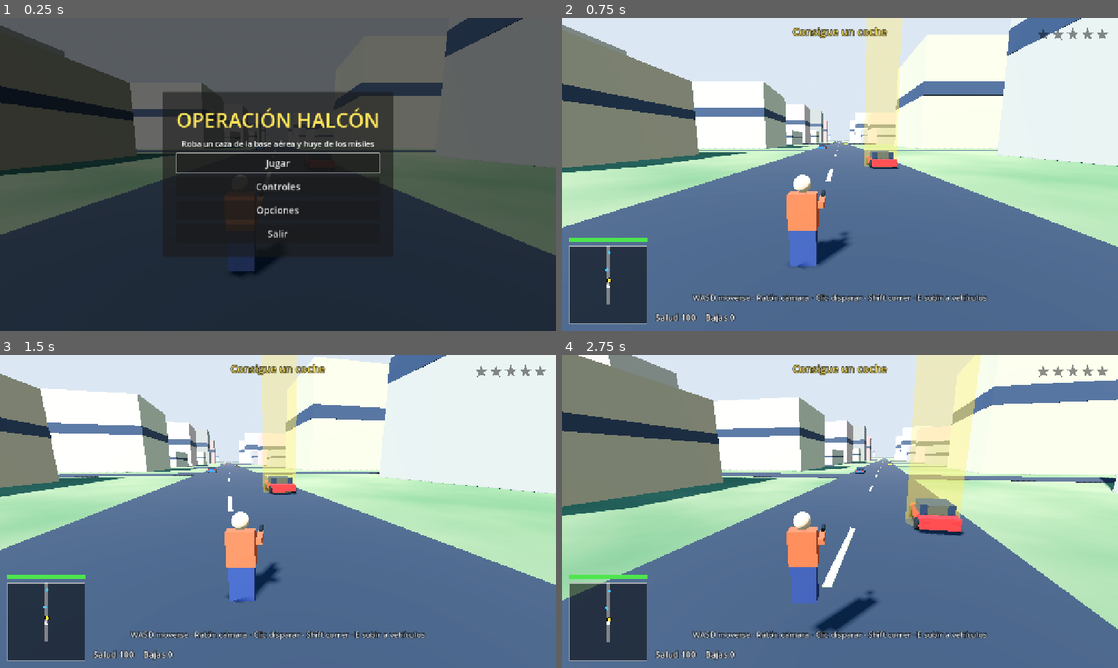
Above: before the commit, frames 1-4 (two rows, left to right).
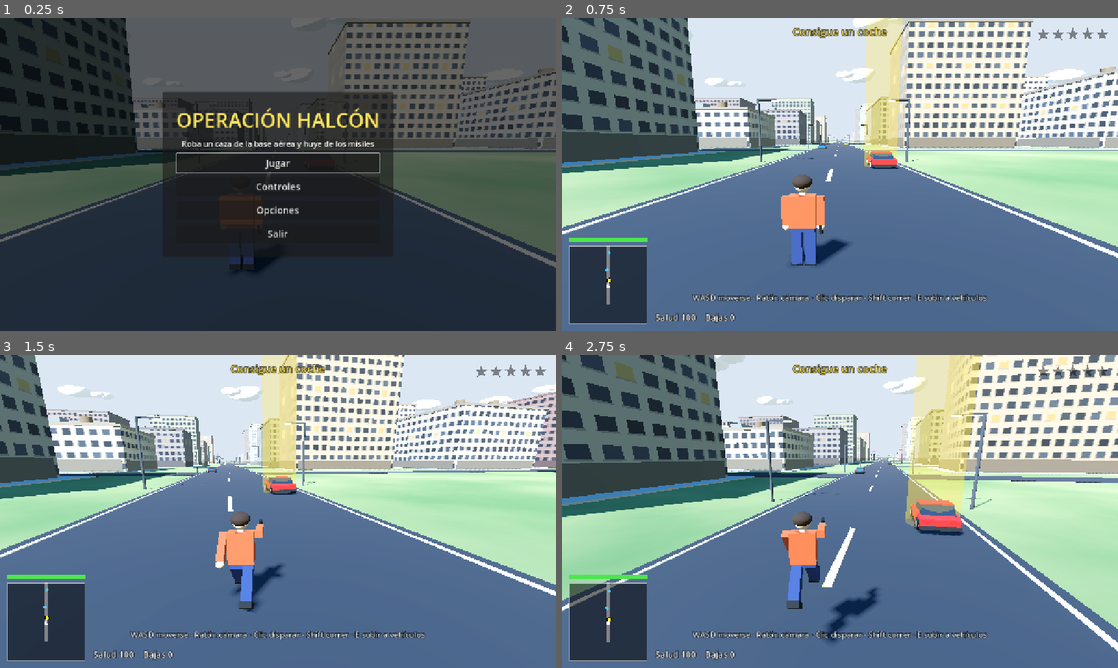
Above: after the commit, the same moments.

Repository: canalenguillem/operacion-halcon
Game: Godot game, scene res://main.tscn
Two runs of this game, one before a commit and one after it. Both use one fixed random seed, a clock stepped at 60 frames per second and the inputs below. Sound files missing from this copy of the repository are replaced by a short silence.
Inputs (mouse positions are in pixels of both pictures, inside the frame that each line leads up to):
- Up to frame 1 (0.25 s): no input
- Up to frame 2 (0.75 s): click "Jugar" at 0.5 s
- Up to frame 3 (1.5 s): tap Enter at 1.25 s; move the mouse to (305, 511) at 1.27 s; press the mouse at (305, 511) at 1.28 s; hold W (forward) from 1.28 s (still down)
- Up to frame 4 (2.75 s): keep holding W (forward); tap Space (jump) at 1.52, 2.27 s; move the mouse to (812, 511) at 2.02 s; release the mouse at (812, 511) at 2.03 s; tap F (flare) at 2.1 s; click (812, 511) at 2.3 s

The runs differ from the first frame. In frame 1, 13% of the frame differs, in the area x 0-100%, y 0-83%; in frame 2, 26%; in frame 3, 22%; in frame 4, 29%, in the area x 0-100%, y 0-95%.

Commit message:
M7: arte con primitivas mejoradas
Muñeco articulado (Humanoid) para jugador y soldados, coche y caza con
perfiles extruidos, edificios con ventanas, farolas, nubes, tejados y
luces de pista. M6 y M7 validados por el humano.

Co-Authored-By: Claude Fable 5.2 <noreply@anthropic.com>

Diff:
--- a/scripts/build.gd
+++ b/scripts/build.gd
@@ -69,3 +69,83 @@
 	cs.position = pos
 	body.add_child(cs)
 	return cs
+
+
+## Prisma: polígono convexo `pts` (x, z) extruido `thickness` en Y y centrado en Y.
+## Sirve para alas, derivas y perfiles de carrocería (girándolo con `rot`).
+static func extrude(parent: Node, pts: PackedVector2Array, thickness: float, pos: Vector3, color: Color, rot := Vector3.ZERO) -> MeshInstance3D:
+	var st := SurfaceTool.new()
+	st.begin(Mesh.PRIMITIVE_TRIANGLES)
+	var h: float = thickness / 2.0
+	var n: int = pts.size()
+	var centre := Vector2.ZERO
+	for p: Vector2 in pts:
+		centre += p / float(n)
+	for i: int in range(1, n - 1):
+		_tri(st, _v(pts[0], h), _v(pts[i], h), _v(pts[i + 1], h), Vector3.UP)
+		_tri(st, _v(pts[0], -h), _v(pts[i], -h), _v(pts[i + 1], -h), Vector3.DOWN)
+	for i: int in n:
+		var a: Vector2 = pts[i]
+		var b: Vector2 = pts[(i + 1) % n]
+		var edge: Vector2 = b - a
+		var out := Vector3(edge.y, 0, -edge.x).normalized()
+		var mid: Vector2 = (a + b) / 2.0 - centre
+		if out.dot(Vector3(mid.x, 0, mid.y)) < 0.0:
+			out = -out
+		_tri(st, _v(a, h), _v(b, h), _v(b, -h), out)
+		_tri(st, _v(a, h), _v(b, -h), _v(a, -h), out)
+	return mesh(parent, st.commit(), pos, color, rot)
+
+
+static func _v(p: Vector2, y: float) -> Vector3:
+	return Vector3(p.x, y, p.y)
+
+
+## Añade un triángulo con la cara vista hacia `normal` (Godot: sentido horario).
+static func _tri(st: SurfaceTool, a: Vector3, b: Vector3, c: Vector3, normal: Vector3) -> void:
+	var order: Array[Vector3] = [a, b, c]
+	if (c - a).cross(b - a).dot(normal) < 0.0:
+		order = [a, c, b]
+	for p: Vector3 in order:
+		st.set_normal(normal)
+		st.add_vertex(p)
+
+
+## Material de fachada: rejilla de ventanas repetida en coordenadas del mundo (una cada 3 m).
+static func windows_mat(color: Color) -> StandardMaterial3D:
+	var key := "win|%s" % color.to_html()
+	if _mats.has(key):
+		return _mats[key]
+	if _window_tex == null:
+		_window_tex = _make_window_tex()
+	var m := StandardMaterial3D.new()
+	m.albedo_color = color
+	m.albedo_texture = _window_tex
+	m.texture_filter = BaseMaterial3D.TEXTURE_FILTER_NEAREST_WITH_MIPMAPS_ANISOTROPIC
+	m.uv1_triplanar = true
+	m.uv1_world_triplanar = true
+	m.uv1_scale = Vector3.ONE / 12.0
+	m.roughness = 0.8
+	_mats[key] = m
+	return m
+
+
+static var _window_tex: ImageTexture
+
+
+## Baldosa de 4×4 ventanas: pared blanca (se tiñe con el color del edificio) y cristales oscuros.
+static func _make_window_tex() -> ImageTexture:
+	var img := Image.create(64, 64, true, Image.FORMAT_RGB8)
+	img.fill(Color.WHITE)
+	var rng := RandomNumberGenerator.new()
+	rng.seed = 3
+	for cx: int in 4:
+		for cy: int in 4:
+			var v: float = rng.randf_range(0.18, 0.42)
+			var glass := Color(v * 0.8, v, v * 1.35)
+			if rng.randf() < 0.15:
+				glass = Color(1.0, 0.9, 0.6)  # luz encendida
+			img.fill_rect(Rect2i(cx * 16 + 3, cy * 16 + 4, 10, 8), glass)
+			img.fill_rect(Rect2i(cx * 16 + 2, cy * 16 + 12, 12, 1), Color(0.8, 0.8, 0.8))
+	img.generate_mipmaps()
+	return ImageTexture.create_from_image(img)
--- a/scripts/car.gd
+++ b/scripts/car.gd
@@ -15,15 +15,26 @@
 	Build.collider(self, sh, Vector3(0, 0.65, 0))
 	model = Node3D.new()
 	add_child(model)
-	Build.box(model, Vector3(2.0, 0.6, 4.4), Vector3(0, 0.6, 0), color)
-	Build.box(model, Vector3(1.8, 0.55, 2.2), Vector3(0, 1.15, 0.3), Color(0.1, 0.14, 0.2))
+	# perfiles laterales (alto, largo) extruidos a lo ancho del coche
+	var side := Vector3(0, 0, PI / 2.0)
+	var body := PackedVector2Array([Vector2(0.3, -2.2), Vector2(0.78, -2.16), Vector2(0.95, -0.85), Vector2(0.95, 1.95), Vector2(0.85, 2.2), Vector2(0.3, 2.2)])
+	Build.extrude(model, body, 2.0, Vector3.ZERO, color, side)
+	var cabin := PackedVector2Array([Vector2(0.95, -0.85), Vector2(1.4, -0.15), Vector2(1.4, 1.05), Vector2(0.95, 1.7)])
+	Build.extrude(model, cabin, 1.72, Vector3.ZERO, Color(0.08, 0.12, 0.18), side)
+	Build.box(model, Vector3(1.76, 0.06, 1.24), Vector3(0, 1.42, 0.45), color)
+	var dark := Color(0.06, 0.06, 0.06)
+	for sz: float in [-1.0, 1.0]:
+		Build.box(model, Vector3(2.06, 0.2, 0.16), Vector3(0, 0.4, sz * 2.2), Color(0.12, 0.12, 0.13))
+	Build.box(model, Vector3(1.0, 0.16, 0.06), Vector3(0, 0.62, -2.19), Color(0.1, 0.1, 0.1))
 	var head := BoxMesh.new()
-	head.size = Vector3(0.4, 0.15, 0.1)
+	head.size = Vector3(0.42, 0.16, 0.1)
 	for sx: float in [-1.0, 1.0]:
 		for sz: float in [-1.4, 1.4]:
-			Build.cyl(model, 0.38, 0.3, Vector3(sx, 0.38, sz), Color(0.06, 0.06, 0.06), Vector3(0, 0, PI / 2.0))
-		Build.mesh(model, head, Vector3(sx * 0.7, 0.7, -2.2), Color(1, 1, 0.8), Vector3.ZERO, 2.0)
-		Build.mesh(model, head, Vector3(sx * 0.7, 0.7, 2.2), Color(0.9, 0.05, 0.05), Vector3.ZERO, 1.5)
+			Build.cyl(model, 0.38, 0.3, Vector3(sx * 0.92, 0.38, sz), dark, Vector3(0, 0, PI / 2.0))
+			Build.cyl(model, 0.2, 0.32, Vector3(sx * 0.92, 0.38, sz), Color(0.7, 0.7, 0.72), Vector3(0, 0, PI / 2.0))
+		Build.box(model, Vector3(0.1, 0.1, 0.18), Vector3(sx * 1.02, 1.0, -0.75), color)
+		Build.mesh(model, head, Vector3(sx * 0.68, 0.66, -2.17), Color(1, 1, 0.8), Vector3.ZERO, 2.0)
+		Build.mesh(model, head, Vector3(sx * 0.68, 0.72, 2.19), Color(0.9, 0.05, 0.05), Vector3.ZERO, 1.5)
 
 
 func can_exit() -> bool:
--- /dev/null
+++ b/scripts/humanoid.gd
@@ -0,0 +1,62 @@
+class_name Humanoid
+extends Node3D
+## Muñeco articulado de primitivas (jugador y soldados): piernas y brazos se balancean al andar.
+## El frente es -Z. Los pies están en y = 0.
+
+const STRIDE: float = 2.4  # radianes de fase por metro andado
+const MAX_SWING: float = 0.75
+const FULL_SWING_SPEED: float = 4.0
+
+var leg_l: Node3D
+var leg_r: Node3D
+var arm_l: Node3D
+var arm_r: Node3D
+var phase: float = 0.0
+
+
+## Ángulo de la pierna izquierda (la derecha va al revés). Parado: 0.
+static func swing(at_phase: float, speed: float) -> float:
+	return sin(at_phase) * MAX_SWING * clampf(speed / FULL_SWING_SPEED, 0.0, 1.0)
+
+
+## `headgear` con alfa 0: sin casco ni pelo. `gun_length` en metros (0: desarmado).
+func build(shirt: Color, trousers: Color, skin: Color, headgear: Color, gun_length: float) -> void:
+	var boots := Color(0.08, 0.07, 0.06)
+	Build.box(self, Vector3(0.5, 0.62, 0.28), Vector3(0, 1.16, 0), shirt)
+	Build.box(self, Vector3(0.46, 0.14, 0.26), Vector3(0, 0.84, 0), trousers)
+	Build.cyl(self, 0.07, 0.12, Vector3(0, 1.51, 0), skin)
+	Build.sphere(self, 0.16, Vector3(0, 1.67, 0), skin)
+	if headgear.a > 0.0:
+		var cap: MeshInstance3D = Build.sphere(self, 0.185, Vector3(0, 1.72, 0.02), headgear)
+		cap.scale = Vector3(1, 0.75, 1.05)
+	leg_l = _limb(Vector3(-0.13, 0.82, 0))
+	leg_r = _limb(Vector3(0.13, 0.82, 0))
+	for leg: Node3D in [leg_l, leg_r]:
+		Build.box(leg, Vector3(0.2, 0.72, 0.22), Vector3(0, -0.36, 0), trousers)
+		Build.box(leg, Vector3(0.22, 0.12, 0.34), Vector3(0, -0.76, -0.05), boots)
+	arm_l = _limb(Vector3(-0.33, 1.42, 0))
+	arm_r = _limb(Vector3(0.33, 1.42, 0))
+	for arm: Node3D in [arm_l, arm_r]:
+		Build.box(arm, Vector3(0.14, 0.56, 0.14), Vector3(0, -0.26, 0), shirt)
+		Build.sphere(arm, 0.075, Vector3(0, -0.58, 0), skin)
+	if gun_length > 0.0:
+		var dark := Color(0.06, 0.06, 0.07)
+		Build.box(arm_r, Vector3(0.06, gun_length, 0.1), Vector3(0, -0.6 - gun_length / 2.0 + 0.12, -0.07), dark)
+		Build.box(arm_r, Vector3(0.06, 0.1, 0.2), Vector3(0, -0.58, 0.05), dark)
+
+
+func _limb(at: Vector3) -> Node3D:
+	var pivot := Node3D.new()
+	pivot.position = at
+	add_child(pivot)
+	return pivot
+
+
+## Llamar cada fotograma con la velocidad horizontal. Con `aiming` el brazo derecho apunta al frente.
+func animate(speed: float, dt: float, aiming: bool) -> void:
+	phase = fmod(phase + speed * STRIDE * dt, TAU)
+	var a: float = swing(phase, speed)
+	leg_l.rotation.x = a
+	leg_r.rotation.x = -a
+	arm_l.rotation.x = -a
+	arm_r.rotation.x = lerp_angle(arm_r.rotation.x, PI / 2.0 if aiming else a, minf(1.0, 18.0 * dt))
--- a/scripts/jet.gd
+++ b/scripts/jet.gd
@@ -29,15 +29,28 @@
 func _build_model() -> void:
 	var grey := Color(0.42, 0.46, 0.52)
 	var dark := Color(0.25, 0.28, 0.33)
-	Build.box(self, Vector3(1.6, 1.3, 11.0), Vector3(0, 1.6, 0), grey)
-	Build.cyl(self, 0.8, 3.2, Vector3(0, 1.6, -7.1), grey, Vector3(-PI / 2.0, 0, 0), 0.0)
-	var canopy: MeshInstance3D = Build.sphere(self, 0.7, Vector3(0, 2.3, -2.6), Color(0.1, 0.2, 0.35))
-	canopy.scale = Vector3(1, 0.9, 2.4)
+	var light := Color(0.55, 0.59, 0.64)
+	Build.box(self, Vector3(1.5, 1.2, 10.4), Vector3(0, 1.6, 0.3), grey)
+	Build.box(self, Vector3(0.9, 0.35, 6.5), Vector3(0, 2.3, 1.6), dark)
+	Build.cyl(self, 0.78, 3.4, Vector3(0, 1.6, -6.6), grey, Vector3(-PI / 2.0, 0, 0), 0.12)
+	Build.cyl(self, 0.12, 1.4, Vector3(0, 1.6, -8.9), dark, Vector3(-PI / 2.0, 0, 0), 0.02)
+	var canopy: MeshInstance3D = Build.sphere(self, 0.7, Vector3(0, 2.25, -2.8), Color(0.08, 0.18, 0.32))
+	canopy.scale = Vector3(0.95, 0.9, 2.6)
+	# alas, estabilizadores y derivas: polígonos (x, z) extruidos
 	for s: float in [-1.0, 1.0]:
-		Build.box(self, Vector3(5.6, 0.18, 3.6), Vector3(s * 3.3, 1.5, 1.6), grey, false, Vector3(0, -s * 0.35, 0))
-		Build.box(self, Vector3(2.6, 0.14, 1.7), Vector3(s * 1.9, 1.6, 5.0), dark, false, Vector3(0, -s * 0.3, 0))
-		Build.box(self, Vector3(0.15, 2.4, 2.0), Vector3(s * 0.85, 2.9, 4.4), dark, false, Vector3(0.3, 0, -s * 0.3))
-		Build.cyl(self, 0.5, 1.0, Vector3(s * 0.45, 1.5, 5.8), Color(0.1, 0.1, 0.1), Vector3(PI / 2.0, 0, 0))
+		var wing := PackedVector2Array([Vector2(s * 0.7, -1.6), Vector2(s * 5.4, 2.3), Vector2(s * 5.4, 3.5), Vector2(s * 0.7, 3.7)])
+		Build.extrude(self, wing, 0.18, Vector3(0, 1.5, 0), grey)
+		var strake := PackedVector2Array([Vector2(s * 0.7, -4.6), Vector2(s * 1.5, -1.6), Vector2(s * 0.7, -1.2)])
+		Build.extrude(self, strake, 0.14, Vector3(0, 1.55, 0), light)
+		var tail := PackedVector2Array([Vector2(s * 0.7, 4.1), Vector2(s * 3.1, 5.6), Vector2(s * 3.1, 6.3), Vector2(s * 0.7, 6.1)])
+		Build.extrude(self, tail, 0.14, Vector3(0, 1.55, 0), dark)
+		var fin := PackedVector2Array([Vector2(0, 3.2), Vector2(2.5, 5.1), Vector2(2.5, 5.9), Vector2(0, 6.0)])
+		Build.extrude(self, fin, 0.14, Vector3(s * 0.75, 2.1, 0), dark, Vector3(0, 0, PI / 2.0 - s * 0.3))
+		Build.box(self, Vector3(0.75, 0.85, 4.2), Vector3(s * 1.1, 1.4, -0.4), light)
+		Build.box(self, Vector3(0.6, 0.7, 0.1), Vector3(s * 1.1, 1.4, -2.52), Color(0.04, 0.04, 0.05))
+		Build.cyl(self, 0.55, 1.1, Vector3(s * 0.45, 1.5, 5.9), Color(0.1, 0.1, 0.1), Vector3(PI / 2.0, 0, 0), 0.42)
+		Build.cyl(self, 0.1, 2.6, Vector3(s * 5.45, 1.5, 2.6), Color(0.9, 0.9, 0.9), Vector3(-PI / 2.0, 0, 0))
+		Build.cyl(self, 0.1, 0.4, Vector3(s * 5.45, 1.5, 1.1), Color(0.8, 0.15, 0.1), Vector3(-PI / 2.0, 0, 0), 0.0)
 	flame = Node3D.new()
 	flame.position = Vector3(0, 1.5, 6.3)
 	add_child(flame)
--- a/scripts/main.gd
+++ b/scripts/main.gd
@@ -561,6 +561,8 @@
 		elif a.begins_with("--at="):
 			var p: PackedFloat64Array = a.trim_prefix("--at=").split_floats(",")
 			player.position = Vector3(p[0], p[1], p[2])
+		elif a.begins_with("--yaw="):
+			cam_yaw = deg_to_rad(float(a.trim_prefix("--yaw=")))
 		elif a == "--menu":
 			force_menu = true
 		elif a == "--pause":
--- a/scripts/player.gd
+++ b/scripts/player.gd
@@ -10,7 +10,9 @@
 var shoot_cd: float = 0.0
 var last_hurt: float = 99.0
 var col: CollisionShape3D
-var model: Node3D
+var model: Humanoid
+## Segundos que el brazo sigue apuntando tras disparar.
+var aim_t: float = 0.0
 
 
 func _init() -> void:
@@ -24,13 +26,9 @@
 	cap.radius = 0.35
 	cap.height = 1.8
 	col = Build.collider(self, cap, Vector3(0, 0.9, 0))
-	model = Node3D.new()
+	model = Humanoid.new()
 	add_child(model)
-	Build.box(model, Vector3(0.5, 0.8, 0.28), Vector3(0, 0.4, 0), Color(0.15, 0.2, 0.4))
-	Build.box(model, Vector3(0.55, 0.7, 0.3), Vector3(0, 1.15, 0), Color(0.85, 0.3, 0.15))
-	Build.sphere(model, 0.17, Vector3(0, 1.68, 0), Color(0.9, 0.72, 0.58))
-	Build.box(model, Vector3(0.12, 0.12, 0.55), Vector3(0.33, 1.25, -0.3), Color(0.85, 0.3, 0.15))
-	Build.box(model, Vector3(0.07, 0.14, 0.3), Vector3(0.33, 1.3, -0.65), Color(0.08, 0.08, 0.08))
+	model.build(Color(0.85, 0.3, 0.15), Color(0.15, 0.2, 0.4), Color(0.9, 0.72, 0.58), Color(0.2, 0.13, 0.08), 0.28)
 
 
 func _physics_process(dt: float) -> void:
@@ -51,9 +49,12 @@
 	else:
 		velocity.y -= data.gravity * dt
 	move_and_slide()
+	aim_t -= dt
+	model.animate(Vector2(velocity.x, velocity.z).length(), dt, aim_t > 0.0)
 
 	var shooting: bool = Input.is_action_pressed("shoot") and Input.mouse_mode == Input.MOUSE_MODE_CAPTURED
 	if shooting:
+		aim_t = 0.6
 		model.rotation.y = lerp_angle(model.rotation.y, yaw, 20.0 * dt)
 		if shoot_cd <= 0.0:
 			shoot_cd = data.fire_interval
--- a/scripts/soldier.gd
+++ b/scripts/soldier.gd
@@ -10,6 +10,7 @@
 var cd: float = 1.0
 var home: Vector3 = Vector3.ZERO
 var col: CollisionShape3D
+var model: Humanoid
 
 
 func _init() -> void:
@@ -26,12 +27,10 @@
 	cap.radius = 0.35
 	cap.height = 1.8
 	col = Build.collider(self, cap, Vector3(0, 0.9, 0))
-	var green := Color(0.28, 0.36, 0.2)
-	Build.box(self, Vector3(0.5, 0.8, 0.28), Vector3(0, 0.4, 0), Color(0.2, 0.26, 0.15))
-	Build.box(self, Vector3(0.58, 0.7, 0.32), Vector3(0, 1.15, 0), green)
-	Build.sphere(self, 0.17, Vector3(0, 1.66, 0), Color(0.85, 0.68, 0.55))
-	Build.sphere(self, 0.2, Vector3(0, 1.74, 0), Color(0.2, 0.26, 0.15))
-	Build.box(self, Vector3(0.08, 0.1, 0.9), Vector3(0.25, 1.25, -0.45), Color(0.05, 0.05, 0.05))
+	model = Humanoid.new()
+	add_child(model)
+	model.build(Color(0.28, 0.36, 0.2), Color(0.2, 0.26, 0.15), Color(0.85, 0.68, 0.55), Color(0.17, 0.22, 0.13), 0.85)
+	Build.box(model, Vector3(0.36, 0.42, 0.16), Vector3(0, 1.2, 0.22), Color(0.17, 0.22, 0.13))
 
 
 func _physics_process(dt: float) -> void:
@@ -55,6 +54,7 @@
 		v = to.normalized() * data.chase_speed
 	velocity = Vector3(v.x, -1.0 if is_on_floor() else velocity.y - 25.0 * dt, v.z)
 	move_and_slide()
+	model.animate(v.length(), dt, true)
 
 	cd -= dt
 	if cd <= 0.0 and SoldierLogic.can_fire(dist, tp.y, data):
--- a/scripts/world.gd
+++ b/scripts/world.gd
@@ -158,8 +158,17 @@
 	crown.height = 6.0
 	crown.radial_segments = 7
 	crown.material = Build.mat(Color(0.14, 0.33, 0.14))
+	var round_crown := SphereMesh.new()
+	round_crown.radius = 2.4
+	round_crown.height = 4.2
+	round_crown.radial_segments = 8
+	round_crown.rings = 4
+	round_crown.material = Build.mat(Color(0.24, 0.42, 0.14))
+	var half: int = spots.size() / 2
 	_scatter(trunk, 1.5, spots)
-	_scatter(crown, 5.5, spots)
+	_scatter(crown, 5.5, spots.slice(0, half))
+	_scatter(round_crown, 4.6, spots.slice(half))
+	_build_clouds()
 
 	# colinas (sólidas: no vueles contra ellas)
 	var made: int = 0
@@ -202,6 +211,33 @@
 	add_child(mmi)
 
 
+## Nubes: grupos de esferas aplastadas entre 900 y 1700 m (solo visuales).
+func _build_clouds() -> void:
+	var puff := SphereMesh.new()
+	puff.radius = 1.0
+	puff.height = 2.0
+	puff.radial_segments = 10
+	puff.rings = 5
+	puff.material = Build.mat(Color(1, 1, 1), 0.35)
+	var spots: Array[Transform3D] = []
+	for i: int in 70:
+		var c := Vector3(rng.randf_range(-6000, 10000), rng.randf_range(900, 1700), rng.randf_range(-5000, 8500))
+		for j: int in rng.randi_range(3, 6):
+			var r: float = rng.randf_range(120, 280)
+			var off := Vector3(rng.randf_range(-260, 260), rng.randf_range(-30, 30), rng.randf_range(-160, 160))
+			spots.append(Transform3D(Basis().scaled(Vector3(r, r * 0.3, r * 0.8)), c + off))
+	var mm := MultiMesh.new()
+	mm.transform_format = MultiMesh.TRANSFORM_3D
+	mm.mesh = puff
+	mm.instance_count = spots.size()
+	for i: int in spots.size():
+		mm.set_instance_transform(i, spots[i])
+	var mmi := MultiMeshInstance3D.new()
+	mmi.multimesh = mm
+	mmi.cast_shadow = GeometryInstance3D.SHADOW_CASTING_SETTING_OFF
+	add_child(mmi)
+
+
 func _build_city() -> void:
 	var road := Color(0.16, 0.16, 0.18)
 	Build.box(self, Vector3(14, 0.1, 1040), Vector3(0, 0.04, -180), road)
@@ -217,14 +253,50 @@
 			var d: float = rng.randf_range(22, 40)
 			var h: float = rng.randf_range(8, 45)
 			var c: Color = Color.from_hsv(rng.randf_range(0.02, 0.14), rng.randf_range(0.1, 0.35), rng.randf_range(0.55, 0.9))
-			Build.box(self, Vector3(w, h, d), Vector3(x, h / 2.0, z), c, true)
-			Build.box(self, Vector3(w + 0.1, h * 0.12, d + 0.1), Vector3(x, h * 0.55, z), Color(0.15, 0.2, 0.28))
+			_build_building(Vector3(x, 0, z), Vector3(w, h, d), c)
+	# carretera: líneas de borde y farolas
+	for sx: float in [-1.0, 1.0]:
+		Build.box(self, Vector3(0.2, 0.1, 1040), Vector3(sx * 6.5, 0.06, -180), Color(0.85, 0.85, 0.85))
+		for i: int in 26:
+			_build_lamp(Vector3(sx * 8.5, 0, 320 - i * 40), sx)
+
+
+func _build_building(at: Vector3, size: Vector3, c: Color) -> void:
+	var w: float = size.x
+	var h: float = size.y
+	var d: float = size.z
+	Build.box(self, Vector3(w + 7, 0.3, d + 7), at + Vector3(0, 0.05, 0), Color(0.62, 0.62, 0.6))
+	var wall: MeshInstance3D = Build.box(self, size, at + Vector3(0, h / 2.0, 0), c, true)
+	wall.material_override = Build.windows_mat(c)
+	Build.box(self, Vector3(w - 1.5, 3.4, d + 0.1), at + Vector3(0, 1.7, 0), c.darkened(0.45))
+	Build.box(self, Vector3(w + 0.1, 3.4, d - 1.5), at + Vector3(0, 1.7, 0), c.darkened(0.45))
+	var roof: Color = c.darkened(0.3)
+	Build.box(self, Vector3(w + 0.8, 0.8, d + 0.8), at + Vector3(0, h + 0.3, 0), roof)
+	for i: int in rng.randi_range(1, 3):
+		var p := at + Vector3(rng.randf_range(-w, w) * 0.3, h + 1.6, rng.randf_range(-d, d) * 0.3)
+		if rng.randf() < 0.35:
+			Build.cyl(self, 1.6, 3.2, p + Vector3(0, 0.8, 0), Color(0.5, 0.4, 0.3))
+		else:
+			Build.box(self, Vector3(rng.randf_range(2, 5), 2.0, rng.randf_range(2, 5)), p, Color(0.55, 0.56, 0.58))
+
+
+## Farola al borde de la carretera; `side` (-1 o 1) es el lado en el que está.
+func _build_lamp(at: Vector3, side: float) -> void:
+	var metal := Color(0.25, 0.26, 0.28)
+	Build.cyl(self, 0.12, 7.0, at + Vector3(0, 3.5, 0), metal)
+	Build.box(self, Vector3(2.2, 0.12, 0.12), at + Vector3(-side * 1.0, 7.0, 0), metal)
+	Build.box(self, Vector3(0.7, 0.14, 0.3), at + Vector3(-side * 1.9, 6.9, 0), Color(1.0, 0.92, 0.7)).material_override = Build.mat(Color(1.0, 0.92, 0.7), 1.5)
 
 
 func _build_sam(pos: Vector3) -> void:
-	Build.box(self, Vector3(5, 1.6, 5), pos + Vector3(0, 0.8, 0), Color(0.25, 0.3, 0.2), true)
-	for sx: float in [-1.2, 1.2]:
-		Build.cyl(self, 0.5, 5.0, pos + Vector3(sx, 3.2, 0), Color(0.8, 0.8, 0.75), Vector3(0.5, 0, 0))
+	var olive := Color(0.25, 0.3, 0.2)
+	Build.box(self, Vector3(5, 1.6, 5), pos + Vector3(0, 0.8, 0), olive, true)
+	Build.cyl(self, 1.6, 0.8, pos + Vector3(0, 2.0, 0), olive.darkened(0.2))
+	Build.box(self, Vector3(3.6, 0.5, 1.2), pos + Vector3(0, 2.6, 0.3), olive.darkened(0.2))
+	for sx: float in [-1.35, -0.45, 0.45, 1.35]:
+		Build.cyl(self, 0.36, 5.0, pos + Vector3(sx, 3.6, 0), Color(0.8, 0.8, 0.75), Vector3(0.5, 0, 0))
+	Build.cyl(self, 0.1, 3.0, pos + Vector3(2.0, 3.1, 2.0), Color(0.2, 0.2, 0.2))
+	Build.box(self, Vector3(1.8, 1.0, 0.15), pos + Vector3(2.0, 4.8, 2.0), Color(0.6, 0.62, 0.6), false, Vector3(0.3, 0.6, 0))
 	sam_positions.append(pos)
 
 
@@ -244,31 +316,70 @@
 	for s: float in [-1.0, 1.0]:
 		Build.box(self, Vector3(seg, 4, 1), Vector3(s * (9.0 + seg / 2.0), 2, BASE_MAX.y), fence, true)
 		Build.box(self, Vector3(5, 3.5, 5), Vector3(s * 14.0, 1.75, BASE_MAX.y + 6.0), Color(0.6, 0.6, 0.55), true)
+	var post := Color(0.2, 0.22, 0.2)
+	for i: int in 29:
+		var px: float = BASE_MIN.x + i * 25.0
+		for pz: float in [BASE_MIN.y, BASE_MAX.y]:
+			if absf(px) > 12.0 or pz == BASE_MIN.y:
+				Build.box(self, Vector3(1.5, 5.0, 1.5), Vector3(px, 2.5, pz), post)
+	for i: int in 25:
+		for px: float in [BASE_MIN.x, BASE_MAX.x]:
+			Build.box(self, Vector3(1.5, 5.0, 1.5), Vector3(px, 2.5, BASE_MIN.y + i * 25.0), post)
+	for s: float in [-1.0, 1.0]:
+		Build.box(self, Vector3(6.4, 0.4, 6.4), Vector3(s * 14.0, 3.7, BASE_MAX.y + 6.0), Color(0.3, 0.32, 0.3))
+		Build.box(self, Vector3(5.1, 1.1, 5.1), Vector3(s * 14.0, 2.4, BASE_MAX.y + 6.0), Color(0.12, 0.2, 0.28))
 	barrier = Node3D.new()
 	barrier.position = Vector3(-8, 1.1, BASE_MAX.y)
 	add_child(barrier)
 	Build.box(barrier, Vector3(16, 0.25, 0.25), Vector3(8, 0, 0), Color(0.9, 0.15, 0.1))
+	for i: int in 4:
+		Build.box(barrier, Vector3(1.6, 0.27, 0.27), Vector3(2.5 + i * 4.0, 0, 0), Color(0.95, 0.95, 0.95))
 
 	# pista (este-oeste) y plataforma
 	Build.box(self, Vector3(660, 0.1, 40), Vector3(0, 0.08, -1200), Color(0.13, 0.13, 0.15))
 	for i: int in 16:
 		Build.box(self, Vector3(18, 0.1, 0.8), Vector3(-300 + i * 40, 0.1, -1200), Color(0.95, 0.95, 0.95))
+	var lamp: StandardMaterial3D = Build.mat(Color(1.0, 0.85, 0.4), 2.5)
+	for i: int in 23:
+		for sz: float in [-21.0, 21.0]:
+			Build.box(self, Vector3(0.6, 0.4, 0.6), Vector3(-330 + i * 30.0, 0.2, -1200 + sz), Color.WHITE).material_override = lamp
+	for sx: float in [-1.0, 1.0]:
+		for i: int in 8:
+			Build.box(self, Vector3(14, 0.1, 2.2), Vector3(sx * 315.0, 0.1, -1216.5 + i * 4.7), Color(0.95, 0.95, 0.95))
 	Build.box(self, Vector3(240, 0.1, 110), Vector3(205, 0.06, -1125), Color(0.38, 0.38, 0.38))
+	for x: float in [160.0, 250.0]:
+		Build.box(self, Vector3(0.5, 0.1, 110), Vector3(x, 0.09, -1125), Color(0.9, 0.75, 0.1))
 	# hangares
 	for x: float in [160.0, 250.0]:
 		Build.box(self, Vector3(70, 16, 36), Vector3(x, 8, -1050), Color(0.55, 0.58, 0.55), true)
 		Build.box(self, Vector3(50, 12, 0.5), Vector3(x, 6, -1068.2), Color(0.12, 0.13, 0.15))
+		var vault: MeshInstance3D = Build.cyl(self, 35.0, 36.4, Vector3(x, 15.5, -1050), Color(0.42, 0.45, 0.43), Vector3(PI / 2.0, 0, 0))
+		vault.scale = Vector3(1, 1, 0.22)
+		for i: int in 5:
+			Build.box(self, Vector3(0.4, 12, 0.6), Vector3(x - 20.0 + i * 10.0, 6, -1068.3), Color(0.3, 0.32, 0.34))
 	# torre de control
 	Build.box(self, Vector3(10, 30, 10), Vector3(-60, 15, -1060), Color(0.7, 0.7, 0.68), true)
 	Build.box(self, Vector3(15, 5, 15), Vector3(-60, 32.5, -1060), Color(0.15, 0.3, 0.4))
-	Build.cyl(self, 0.3, 10, Vector3(-60, 40, -1060), Color(0.9, 0.2, 0.2))
+	Build.box(self, Vector3(17, 0.8, 17), Vector3(-60, 35.4, -1060), Color(0.7, 0.7, 0.68))
+	Build.box(self, Vector3(16.5, 0.8, 16.5), Vector3(-60, 29.8, -1060), Color(0.7, 0.7, 0.68))
+	Build.cyl(self, 0.3, 10, Vector3(-60, 40.5, -1060), Color(0.9, 0.2, 0.2))
+	Build.sphere(self, 0.7, Vector3(-60, 45.8, -1060), Color(1.0, 0.15, 0.1), 3.0)
+	var dish: MeshInstance3D = Build.sphere(self, 2.2, Vector3(-55, 37.6, -1055), Color(0.85, 0.85, 0.85))
+	dish.scale = Vector3(1, 0.35, 1)
 	# barracones
 	for p: Vector2 in [Vector2(-270, -800), Vector2(-200, -800), Vector2(-270, -860), Vector2(-200, -860), Vector2(-130, -830)]:
 		Build.box(self, Vector3(44, 6, 16), Vector3(p.x, 3, p.y), Color(0.4, 0.44, 0.3), true)
+		var gable := PackedVector2Array([Vector2(0, -9), Vector2(3.2, 0), Vector2(0, 9)])
+		Build.extrude(self, gable, 45.0, Vector3(p.x, 6, p.y), Color(0.28, 0.3, 0.22), Vector3(0, 0, PI / 2.0))
+		Build.box(self, Vector3(2.4, 3.4, 0.3), Vector3(p.x, 1.7, p.y + 8.0), Color(0.2, 0.22, 0.16))
+		for i: int in 4:
+			Build.box(self, Vector3(3.0, 1.6, 0.3), Vector3(p.x - 16.5 + i * 11.0, 3.6, p.y + 8.0), Color(0.12, 0.2, 0.28))
 	# depósitos de combustible
 	for i: int in 3:
 		var tp := Vector3(40.0 + i * 14.0, 4, -820)
 		Build.cyl(self, 5.5, 8, tp, Color(0.85, 0.85, 0.82))
+		Build.cyl(self, 5.5, 1.6, tp + Vector3(0, 4.8, 0), Color(0.78, 0.78, 0.75), Vector3.ZERO, 1.5)
+		Build.cyl(self, 5.56, 1.0, tp + Vector3(0, 1.5, 0), Color(0.8, 0.25, 0.15))
 		Build.box(self, Vector3(9, 8, 9), tp, Color(0.85, 0.85, 0.82), true).visible = false
 
 	for s: Vector3 in BASE_SAMS:
@@ -281,6 +392,17 @@
 	Build.box(self, Vector3(30, 0.1, 500), DEST + Vector3(0, 0.05, 0), Color(0.45, 0.36, 0.25))
 	Build.box(self, Vector3(18, 6, 14), DEST + Vector3(40, 3, 60), Color(0.5, 0.3, 0.2), true)
 	Build.box(self, Vector3(12, 5, 20), DEST + Vector3(45, 2.5, 20), Color(0.35, 0.38, 0.3), true)
+	Build.box(self, Vector3(19, 0.5, 15), DEST + Vector3(40, 6.2, 60), Color(0.4, 0.2, 0.14))
+	Build.box(self, Vector3(13, 0.5, 21), DEST + Vector3(45, 5.2, 20), Color(0.25, 0.27, 0.22))
+	var lamp: StandardMaterial3D = Build.mat(Color(1.0, 0.85, 0.4), 2.5)
+	for i: int in 17:
+		for sx: float in [-16.0, 16.0]:
+			Build.box(self, Vector3(0.6, 0.4, 0.6), DEST + Vector3(sx, 0.2, -240 + i * 30.0), Color.WHITE).material_override = lamp
+	# manga de viento y bidones
+	Build.cyl(self, 0.1, 7.0, DEST + Vector3(24, 3.5, -20), Color(0.8, 0.8, 0.8))
+	Build.cyl(self, 0.5, 3.0, DEST + Vector3(25.5, 6.8, -20), Color(0.95, 0.4, 0.1), Vector3(0, 0, PI / 2.0), 0.2)
+	for i: int in 6:
+		Build.cyl(self, 0.45, 1.2, DEST + Vector3(30.0 + (i % 3) * 1.1, 0.6, 40.0 + (i / 3) * 1.1), Color(0.15, 0.3, 0.45))
 	var cm := CylinderMesh.new()
 	cm.top_radius = 1.0
 	cm.bottom_radius = 1.0
--- /dev/null
+++ b/tests/test_humanoid.gd
@@ -0,0 +1,27 @@
+extends GutTest
+
+
+func test_parado_no_balancea() -> void:
+	assert_eq(Humanoid.swing(1.0, 0.0), 0.0)
+
+
+func test_el_balanceo_crece_con_la_velocidad_y_tiene_tope() -> void:
+	var slow: float = Humanoid.swing(PI / 2.0, 1.0)
+	var fast: float = Humanoid.swing(PI / 2.0, 4.0)
+	assert_gt(fast, slow)
+	assert_almost_eq(Humanoid.swing(PI / 2.0, 40.0), Humanoid.MAX_SWING, 0.001)
+
+
+func test_el_balanceo_cambia_de_signo_en_media_zancada() -> void:
+	assert_almost_eq(Humanoid.swing(0.7, 3.0), -Humanoid.swing(0.7 + PI, 3.0), 0.001)
+
+
+func test_animar_mueve_las_piernas_opuestas_y_apuntar_sube_el_brazo() -> void:
+	var h := Humanoid.new()
+	add_child_autofree(h)
+	h.build(Color.RED, Color.BLUE, Color.WHITE, Color(0, 0, 0, 0), 0.3)
+	for i: int in 30:
+		h.animate(4.0, 1.0 / 60.0, true)
+	assert_almost_eq(h.leg_l.rotation.x, -h.leg_r.rotation.x, 0.001)
+	assert_ne(h.leg_l.rotation.x, 0.0)
+	assert_almost_eq(h.arm_r.rotation.x, PI / 2.0, 0.05)
Not shown, added: scripts/humanoid.gd.uid
Not shown, added: tests/test_humanoid.gd.uid
Not shown, changed: CLAUDE.md
Not shown, changed: docs/ARCHITECTURE.md
Not shown, changed: docs/ROADMAP.md
